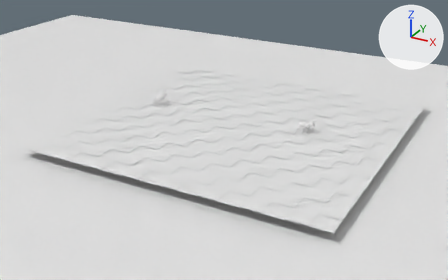
The Blender file scenes/picnic.blend, before and after one commit.
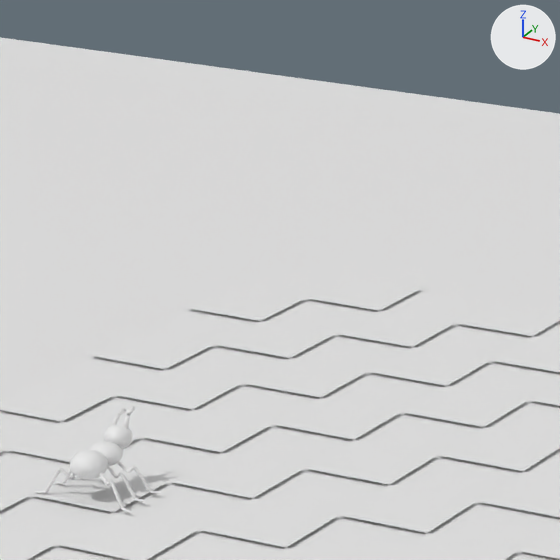
The first picture shows the older version from a camera (50 mm lens) standing at (7.57, -14.63, 6.82) and looking at (-0.28, -0.36, -0.31). The close-ups show the older and then the newer version on the part from 32% to 54% of the width and 6% to 41% of the height of that picture. Only the edits that show in the close-ups are written down. Every picture has the same lights, and +X, +Y and +Z are marked at upper right.

Script lines for the objects in view, before the commit:
```python
me_plane = bpy.data.meshes.new('Plane')
me_plane.from_pydata([(-1.0, -1.0, 0.0), (1.0, -1.0, 0.0), (-1.0, 1.0, 0.0), (1.0, 1.0, 0.0)], [], [(0, 1, 3, 2)])
me_plane_003 = bpy.data.meshes.new('Plane.003')
me_plane_003.from_pydata(...)  # 289 vertices, 256 faces; spans x -1.0..1.0, y -1.0..1.0, z 0.0
me_roundcube = bpy.data.meshes.new('Roundcube')
me_roundcube.from_pydata(...)  # 550 vertices, 424 faces; spans x -2.68..2.48, y -1.05..1.05, z -0.88..2.16
me_roundcube.polygons.foreach_set('use_smooth', [True] * 424)
ob_antbody1 = bpy.data.objects.new('AntBody1', me_roundcube)
ob_antbody1.location = (-2.931, 0.464, 0.273)
ob_antbody1.rotation_euler = (0.0, 0.0, 1.571)  # degrees (0, 0, 90)
ob_antbody1.scale = (0.0983, 0.0983, 0.0983)
ob_checkerwhite = bpy.data.objects.new('CheckerWhite', me_plane_003)
ob_checkerwhite.location = (0.0, 0.192, 0.052)
ob_checkerwhite.scale = (4.32, 4.32, 4.32)
ob_grass = bpy.data.objects.new('Grass', me_plane)
ob_grass.location = (0.0, 0.0, -0.229)
ob_grass.scale = (15.0, 9.92, 9.92)
# also in view: 'PicnicBlanket' at (0.0, 0.19, 0.07)
```
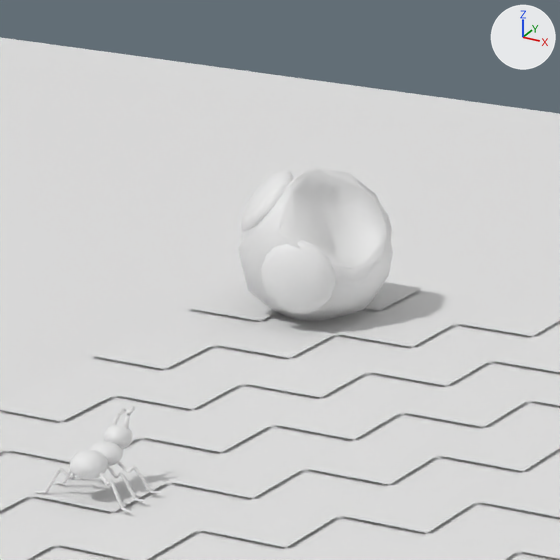
Pixel boxes [x1, y1, x2, y2] of what changed, in the close-ups (560 x 560 px):
'CookieCrumb', added: after [238, 166, 393, 321]

The change, as a list of edits to the scene's bpy script:
```text
Add me_roundcube_004:
    me_roundcube_004.from_pydata(...)  # 442 vertices, 407 faces; spans x -0.94..1.0, y -1.01..0.98, z -0.94..1.0
    me_roundcube_004.polygons.foreach_set('use_smooth', [True] * 407)
Add ob_cookiecrumb:
    ob_cookiecrumb = bpy.data.objects.new('CookieCrumb', me_roundcube_004)
    ob_cookiecrumb.location = (-3.619, 3.796, 0.481)
    ob_cookiecrumb.scale = (0.508, 0.508, 0.508)
```
